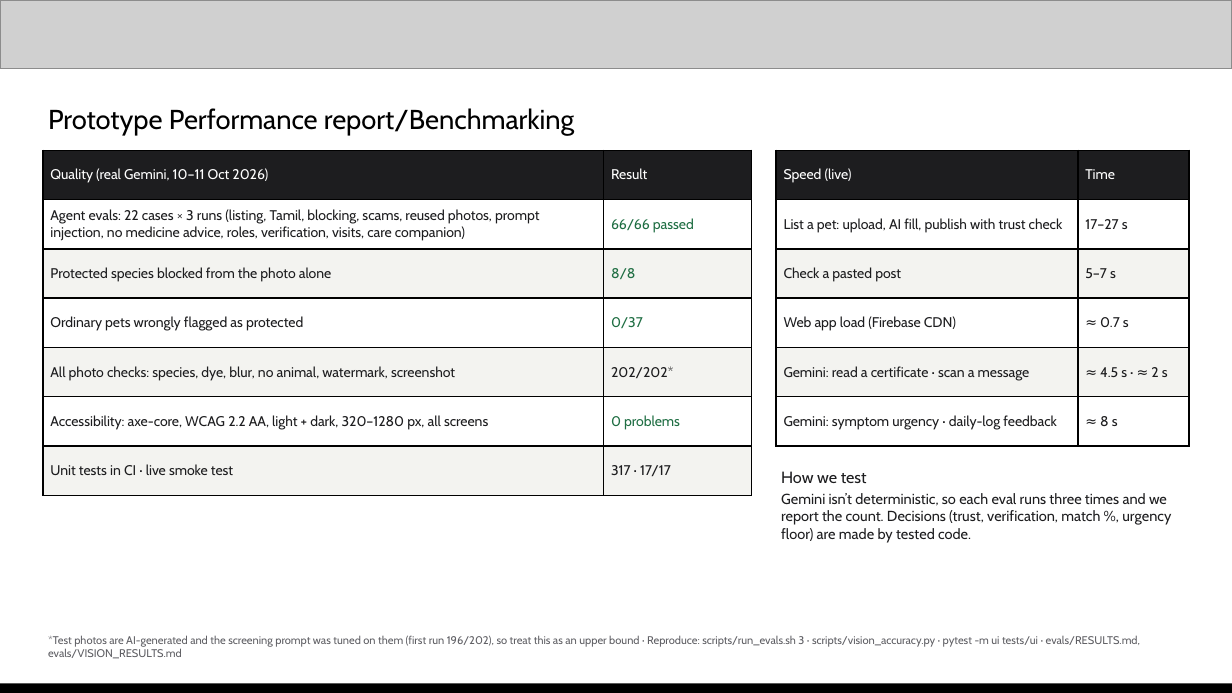
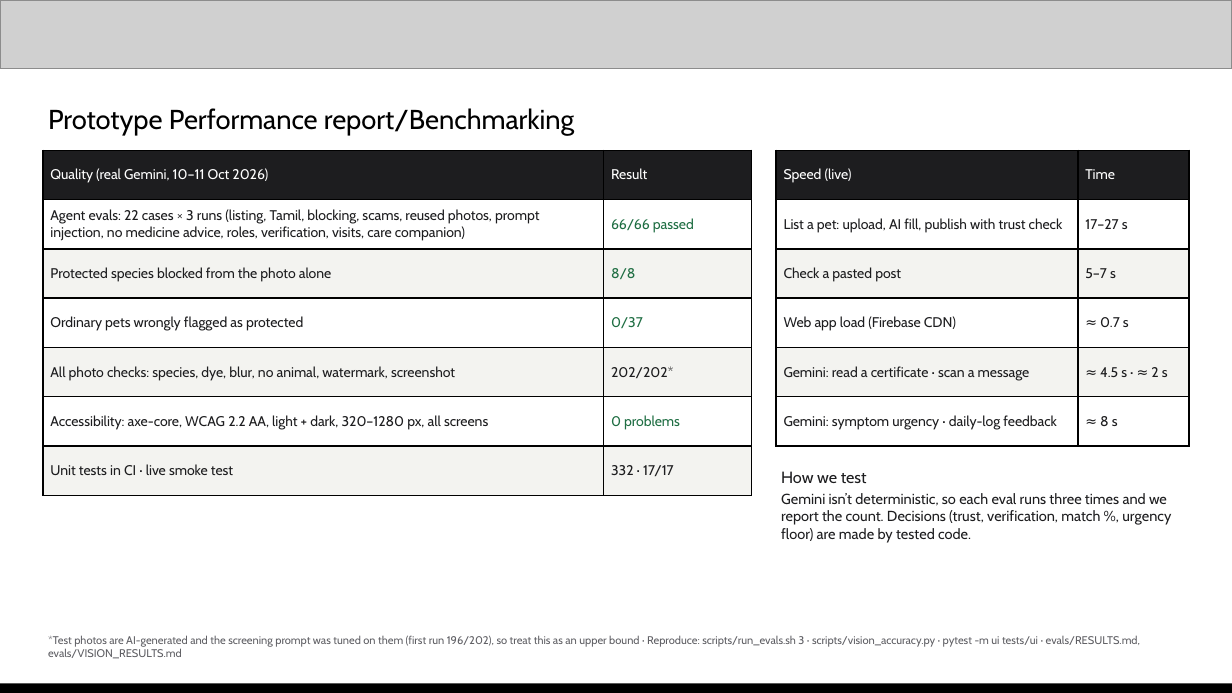
Before and after one commit to sudarsan-22/breedernear-ai, a slide deck: slide 12 of docs/submission/BreederNear-AI-deck.pptx. Drawn at 1232x693 pixels with LibreOffice and Linux fonts; fonts in the diff are those of the drawing; grey boxes stand for pictures. Boxes give left, top, right and bottom in pixels: in the first picture for what was removed or moved away, otherwise in the second. Text is boxed around its words. In the diff, an @@ line names an element or a change of style, - is before the commit and + after.

Commit message:
docs: deck and docs use 332 unit tests

```diff
--- a/docs/submission/BreederNear-AI-deck.pptx
+++ b/docs/submission/BreederNear-AI-deck.pptx
@@ table at [43, 150, 752, 495] @@
-row 7, column 2: 317 · 17/17
+row 7, column 2: 332 · 17/17
```
Also in this commit, not shown: 6 other files.
